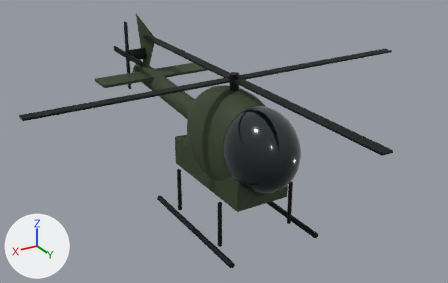
Before and after pictures for a commit that changed the glTF model public/models/fleet/500md.glb.
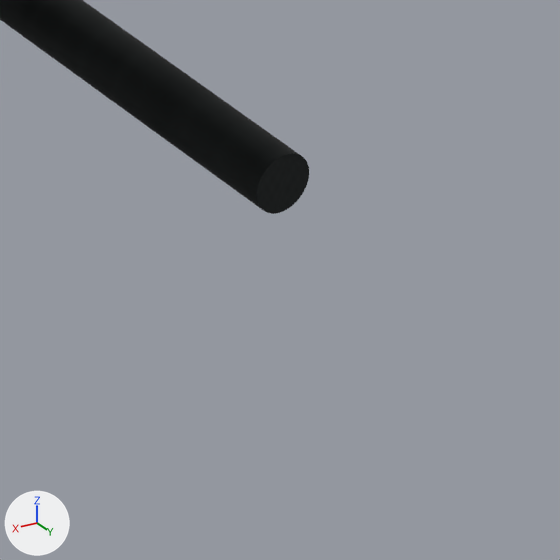
The first picture shows the older version from a 50 mm lens placed at (5.83, 9.34, 6.42), pointed at (-0.01, -0.39, 1.55). The close-ups show the older and then the newer version on the part from 65% to 76% of the width and 78% to 95% of the height of that picture. Only the edits that show in the close-ups are written down. The lights are fixed; the arrows at lower left show +X, +Y and +Z. Where no turn or scale is listed for an object, it has been applied to the vertices.

The scene before the commit, as lines of its bpy script (objects in view):
```python
me_cylinder_003 = bpy.data.meshes.new('Cylinder.003')
me_cylinder_003.from_pydata(...)  # 384 vertices, 744 faces; spans x -0.06..1.96, y -1.47..1.48, z -0.06..0.9
me_cylinder_003.materials.append(mat_mvp_exposed_metal)
ob_runninggear_mvp_exposed_metal = bpy.data.objects.new('RunningGear_MVP exposed metal', me_cylinder_003)
ob_runninggear_mvp_exposed_metal.location = (-0.95, -0.005, 0.055)
```
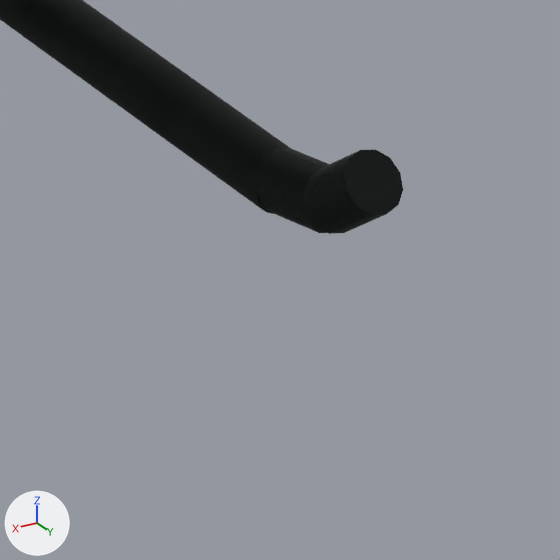
Location of each change, [x1, y1, x2, y2] in pixels of the close-ups (560 x 560 px):
'Upturned skid toe.001', added
    after: [304, 149, 403, 234]
'Upturned skid toe', added
    after: [252, 147, 329, 233]

Patch to the scene script:
```diff
--- a/public/models/fleet/500md.glb.py
+++ b/public/models/fleet/500md.glb.py
@@ me_cylinder_005 @@
+me_cylinder_005.from_pydata(...)  # 24 vertices, 44 faces; spans x -0.055..0.055, y -0.087..0.087, z -0.086..0.086
+me_cylinder_005.materials.append(mat_mvp_exposed_metal)
@@ me_cylinder_004 @@
+me_cylinder_004.from_pydata(...)  # 24 vertices, 44 faces; spans x -0.055..0.055, y -0.082..0.082, z -0.069..0.069
+me_cylinder_004.materials.append(mat_mvp_exposed_metal)
@@ ob_upturned_skid_toe_001 @@
+ob_upturned_skid_toe_001 = bpy.data.objects.new('Upturned skid toe.001', me_cylinder_005)
+ob_upturned_skid_toe_001.location = (-0.958, 1.635, 0.13)
@@ ob_upturned_skid_toe @@
+ob_upturned_skid_toe = bpy.data.objects.new('Upturned skid toe', me_cylinder_004)
+ob_upturned_skid_toe.location = (-0.958, 1.515, 0.07)
```
